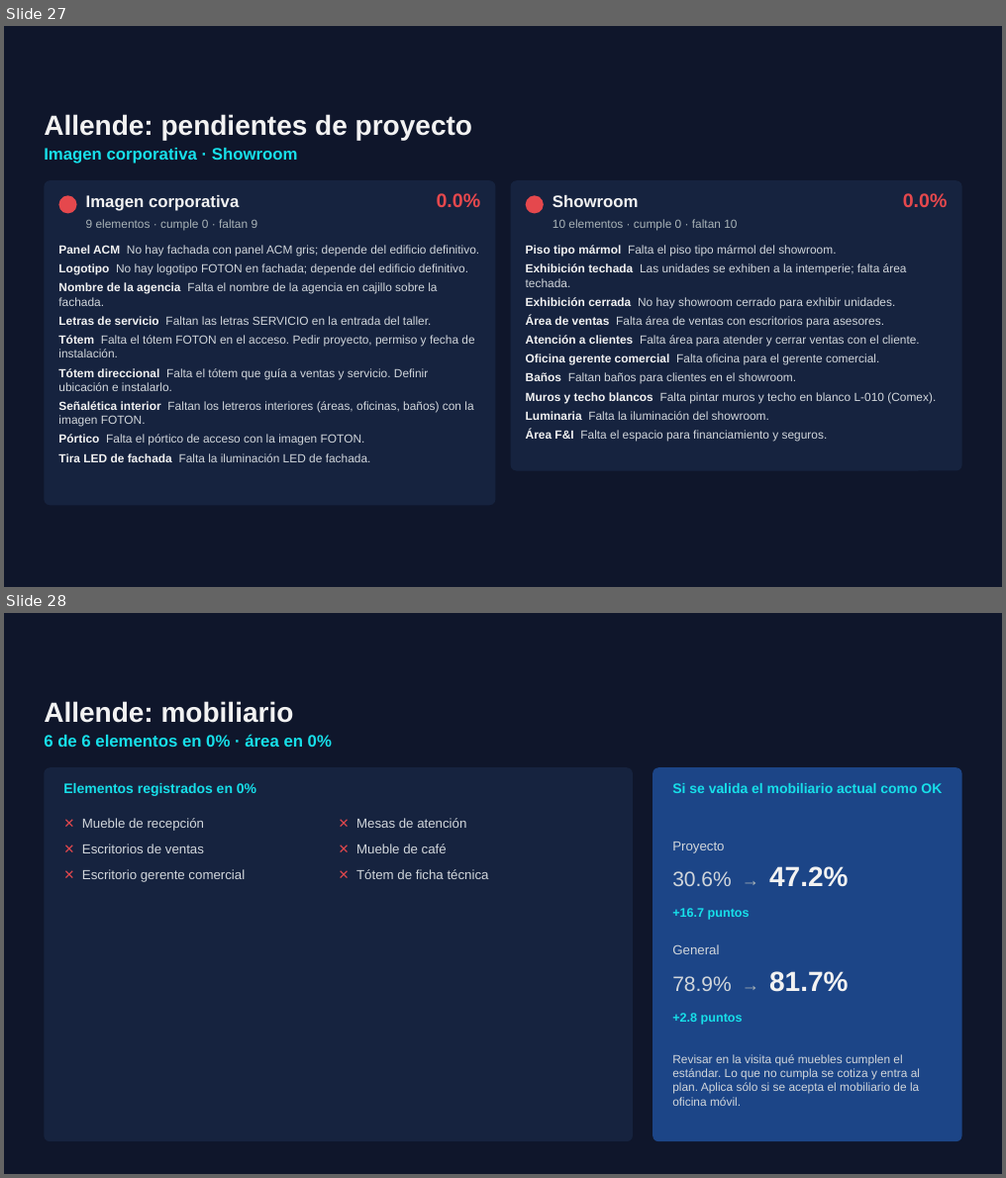
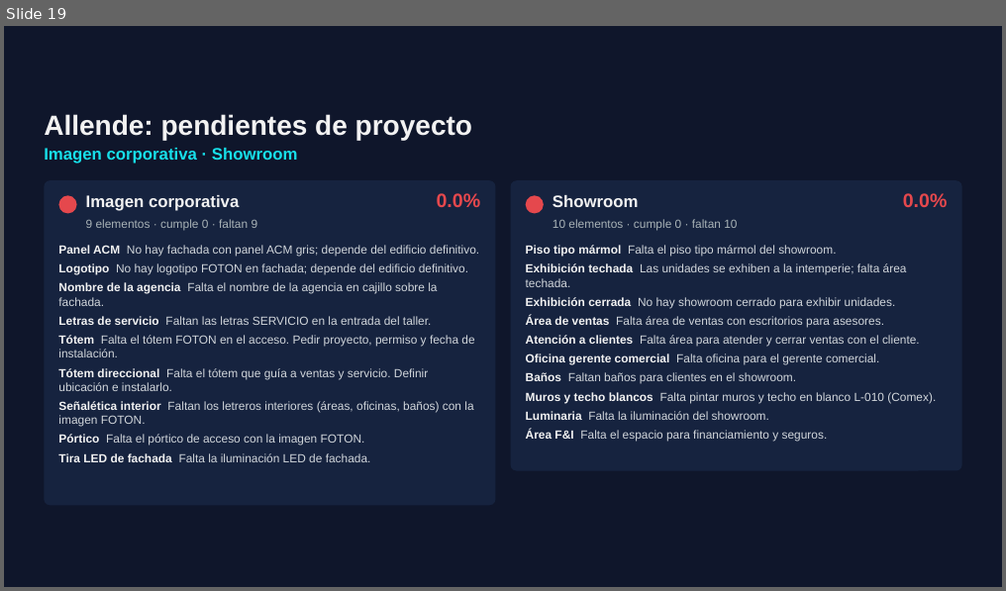
Before and after one commit to ReneDiz/Estatus-Distribuidores, a slide deck: presentacion/Grupo_Velcen_Estatus_nov2026.pptx. Shown one above the other, each under a label of ours: slides 27 and 28 before the commit, slide 19 after it. The pictures are 1006x1178 and 1006x591 pixels, drawn with LibreOffice and Linux fonts; fonts in the diff are those of the drawing; background and template pictures are left out. Boxes give left, top, right and bottom in pixels: in the first picture for what was removed or moved away, otherwise in the second. Text is boxed around its words. In the diff, an @@ line names an element or a change of style, - is before the commit and + after.

```diff
--- a/presentacion/Grupo_Velcen_Estatus_nov2026.pptx
+++ b/presentacion/Grupo_Velcen_Estatus_nov2026.pptx
@@ slide 28 removed at [4,613,1002,1174], background picture (left out); not listed: 1 template element that a slide beside it also shows @@
@@ text removed at [44,701,294,723] @@
-Allende: mobiliario
@@ text removed at [44,734,332,747] @@
-6 de 6 elementos en 0% · área en 0%
@@ rounded rectangle removed at [44,767,633,1142] @@
@@ text removed at [63,783,256,796] @@
-Elementos registrados en 0%
@@ rounded rectangle removed at [652,767,962,1142] @@
@@ text removed at [672,783,942,793] @@
-Si se valida el mobiliario actual como OK
@@ text removed at [82,818,245,882] @@
-✕ Mueble de recepción
-✕ Escritorios de ventas
-✕ Escritorio gerente comercial
@@ text removed at [356,818,489,879] @@
-✕ Mesas de atención
-✕ Mueble de café
-✕ Tótem de ficha técnica
@@ text removed at [672,842,724,854] @@
-Proyecto
@@ text removed at [672,866,847,886] @@
-30.6% → 47.2%
@@ text removed at [672,908,749,920] @@
-+16.7 puntos
@@ text removed at [672,945,719,955] @@
-General
@@ text removed at [672,971,847,992] @@
-78.9% → 81.7%
@@ text removed at [672,1013,743,1025] @@
-+2.8 puntos
@@ text removed at [672,1055,920,1106] @@
-Revisar en la visita qué muebles cumplen el estándar. Lo que no cumpla se cotiza y entra al plan. Aplica sólo si se acepta el mobiliario de la oficina móvil.
@@ what was slide 27 is now slide 19 @@
```
Also in this commit, not shown: 4 slides changed, 10 other slides removed, 5 other files.
